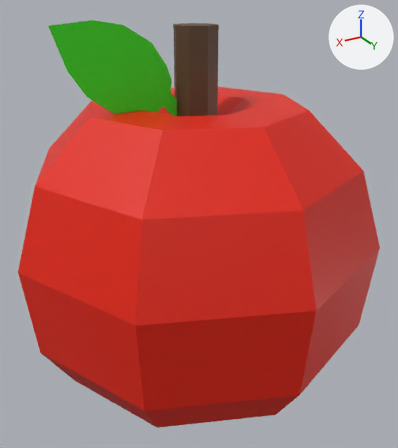
An edit to the FBX model Assets/Art/Models/Apple/apple.fbx, drawn before and after from the same camera.
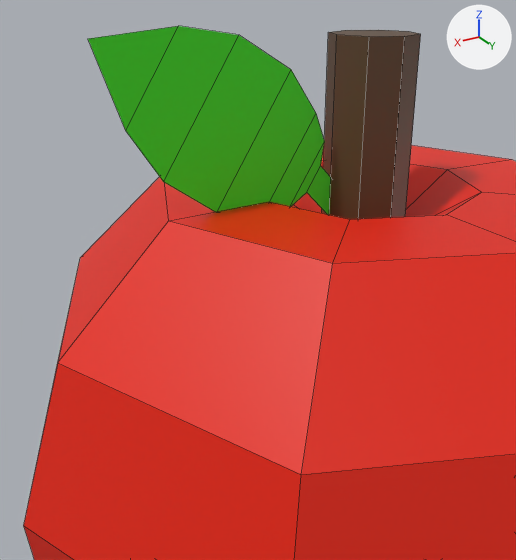
Each version is shown whole from a 50 mm lens placed at (0.0773, 0.1344, 0.1159), pointed at (-0.0009, 0.0042, 0.0508), then close up from a 50 mm lens placed at (0.0638, 0.0804, 0.1142), pointed at (0.0212, 0.0094, 0.0787). The axes (+X, +Y, +Z) are drawn at upper right. The lights are the same throughout. The close-ups show mesh edges as thin lines.

Objects in the first close-up: 'Stem', 'Vert.002', 'apple'.
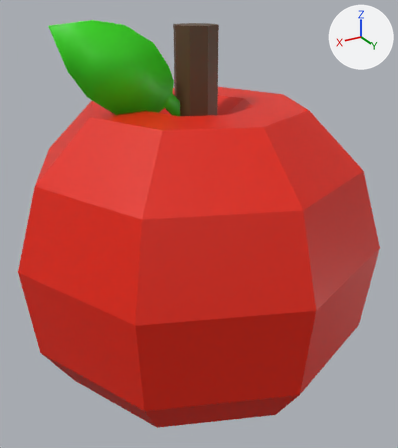
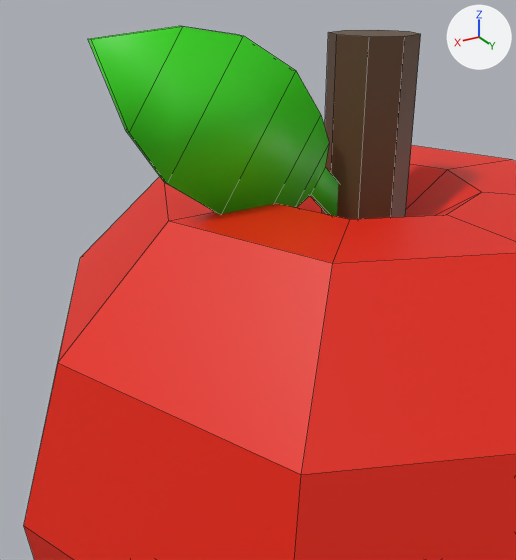
Where the change shows, as pixel boxes (x1, y1, x2, y2) in the close-ups (516 x 560 px):
'Vert.002', reshaped
    before: (88, 26, 331, 215)
    after: (88, 26, 338, 216)
part 1 of me_vert_002, added (green)
    after: (88, 26, 338, 216)

The change in detail:
me_vert_002 is used by ob_vert_002; location (0.0054, 0.0022, 0.0865).
me_vert_002 had 15 vertices, 7 faces and spanned x -0.0059..0.0327, y 0.0, z -0.0076..0.0222.
me_vert_002 now has 30 vertices, 29 faces and spans x -0.0059..0.0327, y 0.0..0.0011, z -0.0076..0.0222.
Part 1, on me_vert_002:
15 new vertices lie (0.0, 0.0011, 0.0) away from vertices in x -0.0059..0.0327, y 0.0, z -0.0076..0.0222.
22 new faces join them.
me_vert_002 part 2: the surface is now shaded smooth.
